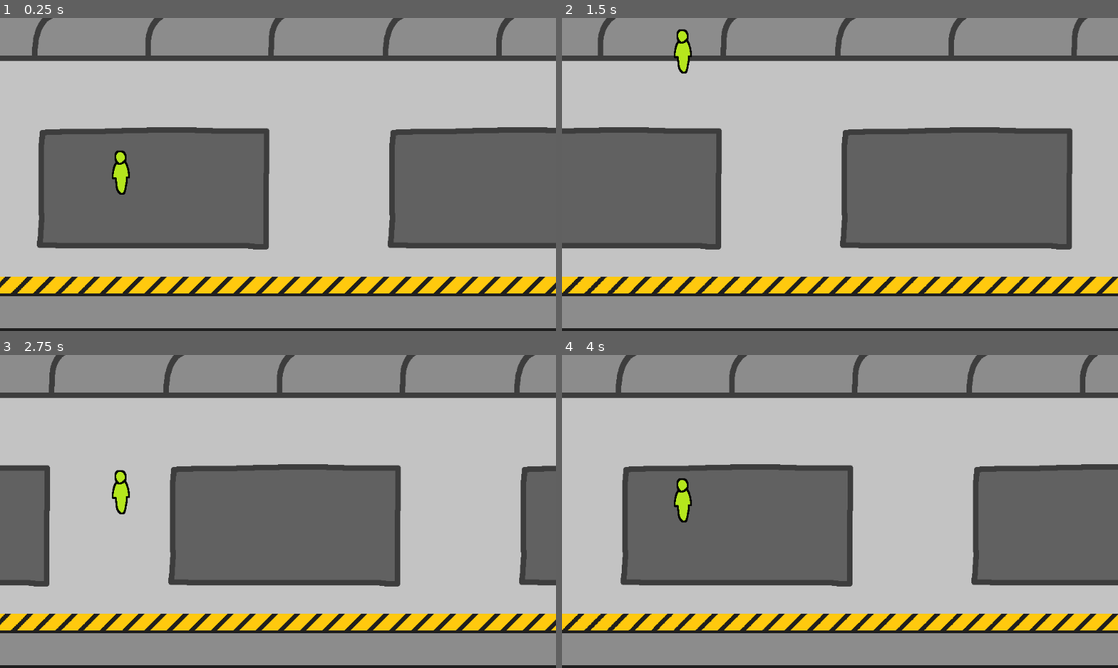
Above: before the commit, frames 1-4 (two rows, left to right).
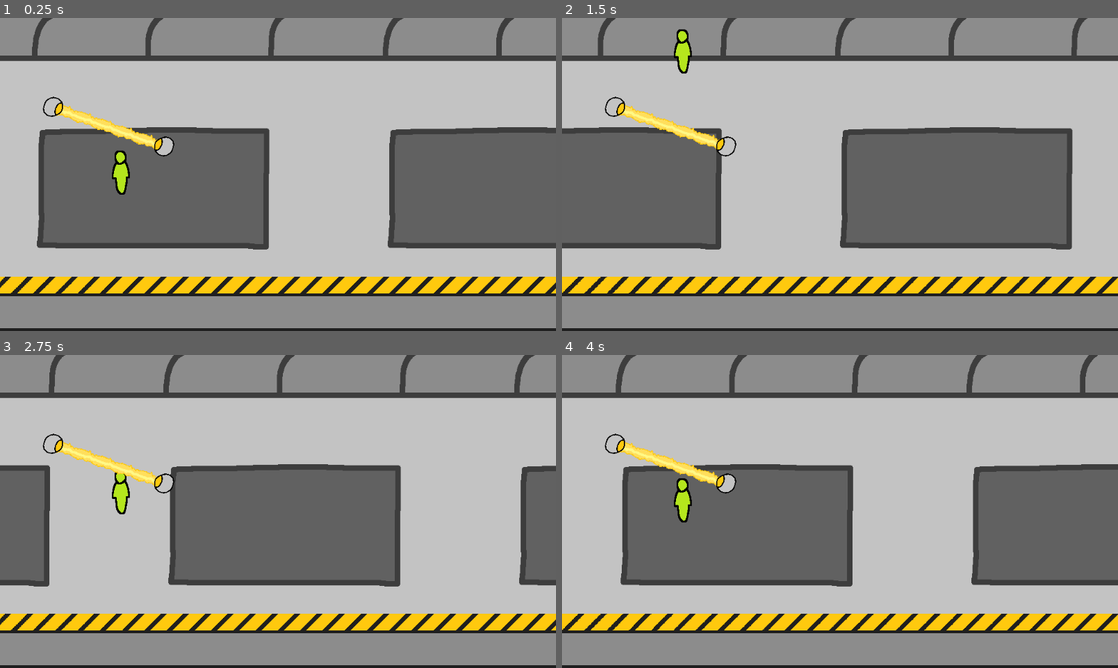
Above: after the commit, the same moments.

Repository: aeugmatic/20GamesJetpackJoyride
Game: Godot game, scene res://scenes/game.tscn
The game is run twice, just before and just after one commit, with the same random seed, the same clock (stepped at 60 frames per second) and the same inputs.
Inputs:
- Up to frame 1 (0.25 s): no input
- Up to frame 2 (1.5 s): hold W (fly) 0.53-1.28 s; tap W (fly) at 1.35 s
- Up to frame 3 (2.75 s): hold W (fly) from 2.03 s (still down)
- Up to frame 4 (4 s): release W (fly) at 2.78 s; tap W (fly) at 2.85 s; hold W (fly) from 3.53 s (still down)

The runs differ from the first frame. In frame 1, 0.9% of the frame differs, in the area x 7-32%, y 25-45%; in frame 2, 0.8%; in frame 3, 0.8%; in frame 4, 0.9%.

Commit message:
Implement zapper obstacle (DOD Task 3)
Task: "Add obstacles that move from right to left. Feel free to make more than one type of obstacle."

Partially complete DOD Task 3 by creating the zapper obstacle.

Diff:
--- a/project.godot
+++ b/project.godot
@@ -36,4 +36,5 @@
 [rendering]
 
 textures/canvas_textures/default_texture_filter=0
+textures/canvas_textures/default_texture_repeat=1
 rendering_device/driver.windows="d3d12"
--- a/scenes/game.tscn
+++ b/scenes/game.tscn
@@ -1,11 +1,15 @@
 [gd_scene format=3 uid="uid://c1px8wnir67h"]
 
+[ext_resource type="Script" uid="uid://bjlbiw5qjc877" path="res://scripts/game.gd" id="1_lnu2h"]
 [ext_resource type="PackedScene" uid="uid://baak6u538na30" path="res://scenes/arena.tscn" id="1_uwrxv"]
 [ext_resource type="PackedScene" uid="uid://cw3wo4wdh5ofp" path="res://scenes/player.tscn" id="2_yqjtg"]
 
 [node name="Game" type="Node" unique_id=1946264365]
+script = ExtResource("1_lnu2h")
 
 [node name="Arena" parent="." unique_id=1430657477 instance=ExtResource("1_uwrxv")]
 
 [node name="Player" parent="." unique_id=1951306271 instance=ExtResource("2_yqjtg")]
 position = Vector2(222, 256)
+
+[node name="Obstacles" type="Node2D" parent="." unique_id=878521287]
--- /dev/null
+++ b/scenes/obstacles/zapper.tscn
@@ -0,0 +1,31 @@
+[gd_scene format=3 uid="uid://da6frtgaxqpfc"]
+
+[ext_resource type="Script" uid="uid://byptdwilpl6nh" path="res://scripts/zapper.gd" id="1_fmpsa"]
+[ext_resource type="Texture2D" uid="uid://e0536xedqvq6" path="res://assets/images/laser_segment.png" id="2_kuun8"]
+[ext_resource type="Texture2D" uid="uid://c3ihrl3xoksl" path="res://assets/images/zapper_probe.png" id="3_eoax6"]
+
+[sub_resource type="CapsuleShape2D" id="CapsuleShape2D_qnnan"]
+radius = 15.0
+height = 98.0
+
+[node name="Zapper" type="Area2D" unique_id=2026004518]
+script = ExtResource("1_fmpsa")
+
+[node name="ZapLine" type="Line2D" parent="." unique_id=290580198]
+width = 40.0
+texture = ExtResource("2_kuun8")
+texture_mode = 1
+
+[node name="ProbeSprite1" type="Sprite2D" parent="." unique_id=1307648658]
+position = Vector2(34.999996, 32.999996)
+scale = Vector2(0.4, 0.4)
+texture = ExtResource("3_eoax6")
+
+[node name="ProbeSprite2" type="Sprite2D" parent="." unique_id=1345931586]
+position = Vector2(158.99998, 88.99999)
+scale = Vector2(0.4, 0.4)
+texture = ExtResource("3_eoax6")
+
+[node name="CollisionShape2D" type="CollisionShape2D" parent="." unique_id=942032672]
+position = Vector2(35, 49)
+shape = SubResource("CapsuleShape2D_qnnan")
--- /dev/null
+++ b/scripts/game.gd
@@ -0,0 +1,17 @@
+extends Node
+
+# "run speed" of the player - dictates how fast the level moves horizontally,
+# relative to the player
+var run_speed: float = 100.0
+
+var zapper: PackedScene = preload("res://scenes/obstacles/Zapper.tscn")
+
+func _ready() -> void:
+	generate_obstacle()
+
+func _physics_process(delta: float) -> void:
+	pass
+
+func generate_obstacle() -> void:
+	var zapper_scene: Node2D = zapper.instantiate()
+	$Obstacles.add_child(zapper_scene)
--- /dev/null
+++ b/scripts/zapper.gd
@@ -0,0 +1,48 @@
+extends Area2D
+
+const PROBE_MIN_DIST: float = 75.0 # min distance probe can be from origin
+const PROBE_MAX_DIST: float = 120.0 # max distance probe can be from origin
+
+func _ready() -> void:
+	# Create the zapper
+	place_probes()
+	generate_line()
+	generate_coll_shape()
+
+func place_probes() -> void:
+	# Get distance and direction (using polar coords)
+	var distance: float = randf_range(PROBE_MIN_DIST, PROBE_MAX_DIST)
+	var direction: Vector2 = Vector2(
+		randf_range(-1.0, 1.0),
+		randf_range(-1.0, 1.0)
+	).normalized()
+
+	# Set distances of the probes
+	$ProbeSprite1.position = distance * direction
+	$ProbeSprite2.position = distance * -direction
+
+	# TODO: remove this - for debugging
+	$ProbeSprite1.position += Vector2(200.0, 200.0)
+	$ProbeSprite2.position += Vector2(200.0, 200.0)
+
+	# Make probes point in direction of laser
+	$ProbeSprite1.look_at($ProbeSprite2.position)
+	$ProbeSprite2.look_at($ProbeSprite1.position)
+
+func generate_line() -> void:
+	$ZapLine.add_point($ProbeSprite1.position, 0)
+	$ZapLine.add_point($ProbeSprite2.position, 1)
+
+func generate_coll_shape() -> void:
+	var probe_dist: float = $ProbeSprite1.position.distance_to($ProbeSprite2.position)
+	var probe_radius: float = 15.0
+
+	# Create shape and position it
+	$CollisionShape2D.shape = CapsuleShape2D.new()
+	$CollisionShape2D.shape.radius = 10.0
+	$CollisionShape2D.shape.height = probe_dist + 2*probe_radius
+	$CollisionShape2D.position = 0.5 * ($ProbeSprite1.position + $ProbeSprite2.position)
+
+	# Rotate shape to fit zapper
+	$CollisionShape2D.look_at($ProbeSprite1.position) # shape is perpendicular to laser line...
+	$CollisionShape2D.rotate(PI / 2.0) # ...so rotate the shape by 90deg to correct that
Binary file added: assets/images/laser_segment.png
Not shown, added: assets/images/laser_segment.png.import
Binary file added: assets/images/zapper_probe.png
Not shown, added: assets/images/zapper_probe.png.import
Not shown, added: scripts/game.gd.uid
Not shown, added: scripts/zapper.gd.uid
